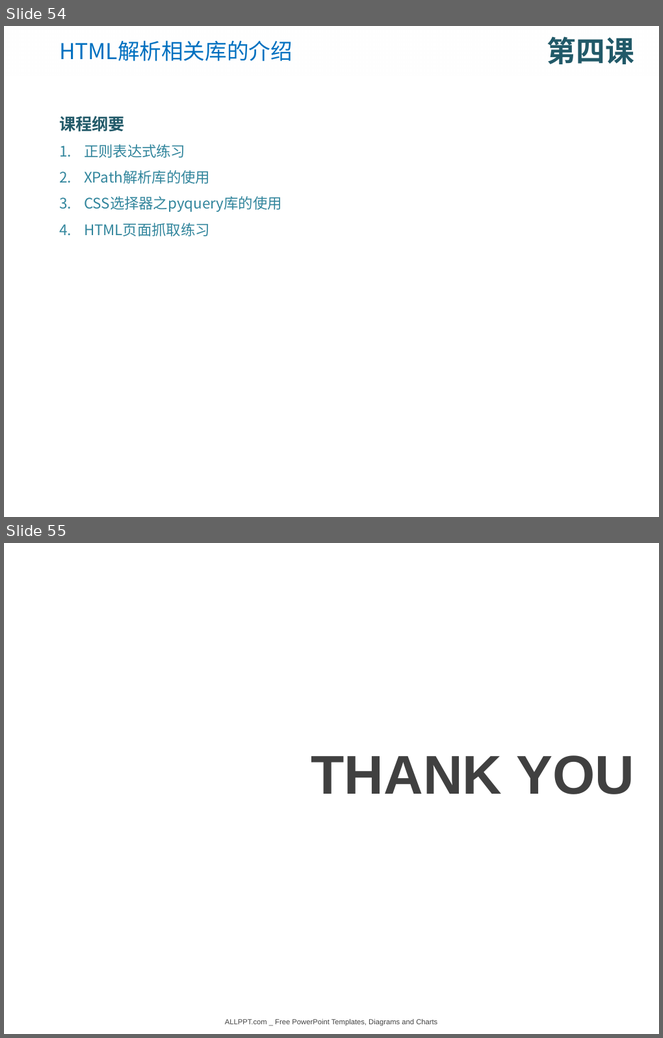
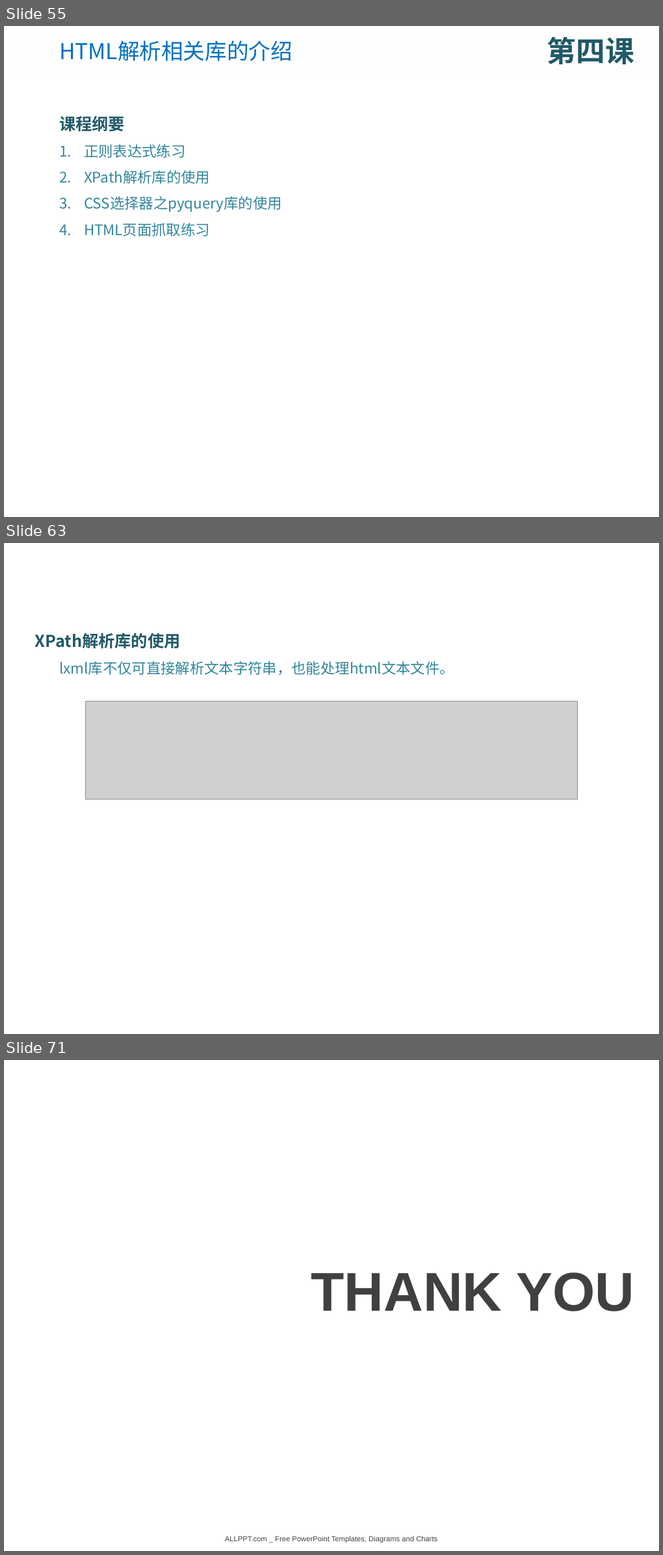
Before and after one commit to DataScienceCoding/Python-Web-Crawler, a slide deck: Python-Web-Crawler.pptx. Shown one above the other, each under a label of ours: slides 54 and 55 before the commit, slides 55, 63 and 71 after it; the slides between them are not shown. The pictures are 663x1038 and 663x1555 pixels, drawn with LibreOffice and Linux fonts; fonts in the diff are those of the drawing; grey boxes stand for pictures; background and template pictures are left out. Boxes give left, top, right and bottom in pixels: in the first picture for what was removed or moved away, otherwise in the second. Text is boxed around its words. In the diff, an @@ line names an element or a change of style, - is before the commit and + after.

```diff
--- a/Python-Web-Crawler.pptx
+++ b/Python-Web-Crawler.pptx
@@ slide 63 added at bbox=[4, 543, 659, 1034], background picture (left out) @@
@@ text added at bbox=[35, 633, 454, 675], 16 pt, text #31859C @@
+XPath解析库的使用
+lxml库不仅可直接解析文本字符串，也能处理html文本文件。
@@ picture added at bbox=[85, 701, 578, 799] @@
@@ what was slide 54 is now slide 55 @@
@@ what was slide 55 is now slide 71 @@
```
Also in this commit, not shown: 4 slides changed, 15 other slides added, 8 other files.
